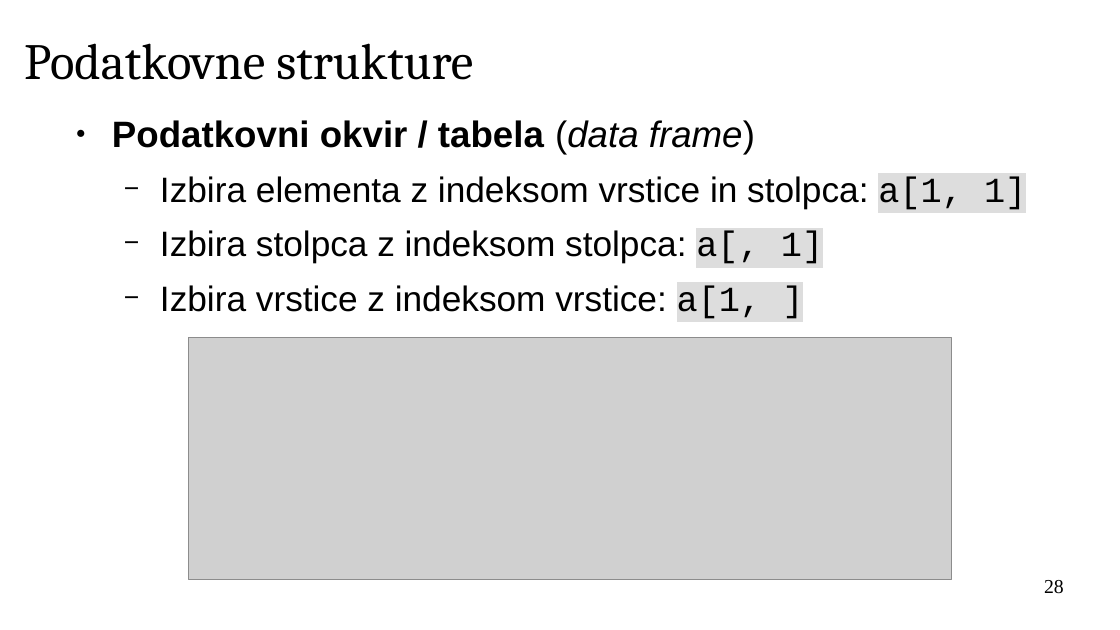
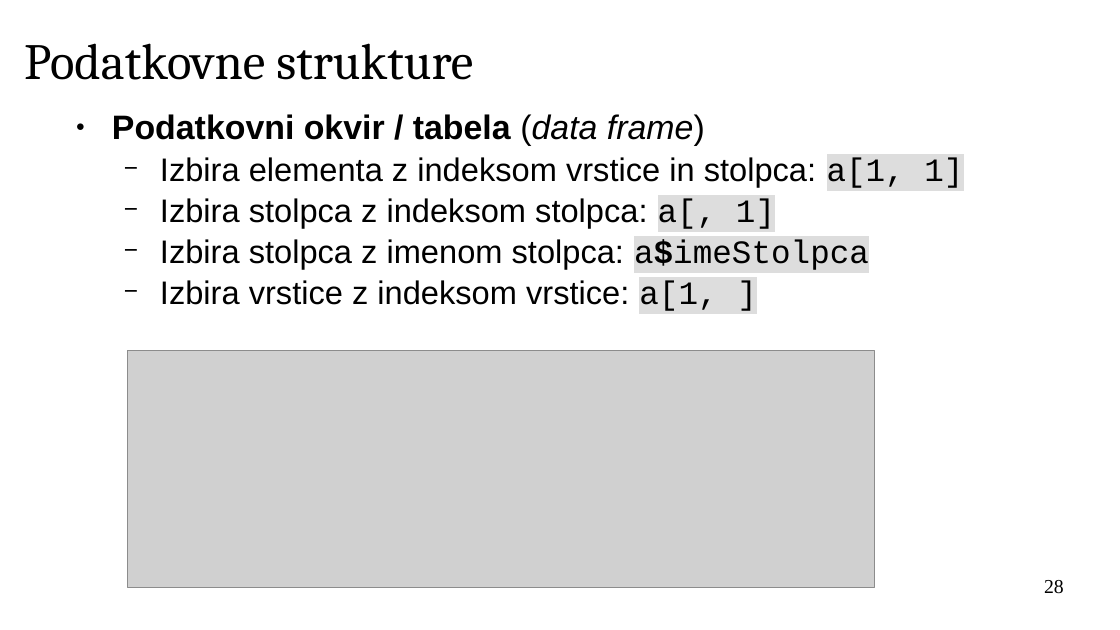
Before and after one commit to janaobsteter/R_tecaj, a slide deck: slide 28 of ModulA/IT_Rtecaj_ModulA.odp. Drawn at 1120x630 pixels with LibreOffice and Linux fonts; fonts in the diff are those of the drawing; grey boxes stand for pictures; background and template pictures are left out. Boxes give left, top, right and bottom in pixels: in the first picture for what was removed or moved away, otherwise in the second. Text is boxed around its words. In the diff, an @@ line names an element or a change of style, - is before the commit and + after.

```diff
--- a/ModulA/IT_Rtecaj_ModulA.odp
+++ b/ModulA/IT_Rtecaj_ModulA.odp
@@ text at (112,114,963,311): size 26 to 24.1 pt in "Podatkovni okvir / tabela (data frame)"; size 25 to 23.1 pt in "Izbira elementa z indeksom vrstice in stolpca: ...", "Izbira stolpca z indeksom stolpca: a[, 1]", "Izbira vrstice z indeksom vrstice: a[1, ]"; line spacing 1.15 to 1.05; less space between paragraphs @@
@@ text at (160,239,869,270): paragraph added @@
+  − Izbira stolpca z imenom stolpca: a$imeStolpca
@@ picture: place and size @@
-picture at (189,338,952,580)
+picture at (128,352,875,588)
```
Also in this commit, not shown: 17 other slides changed, 1 slide added, 6 other files.
